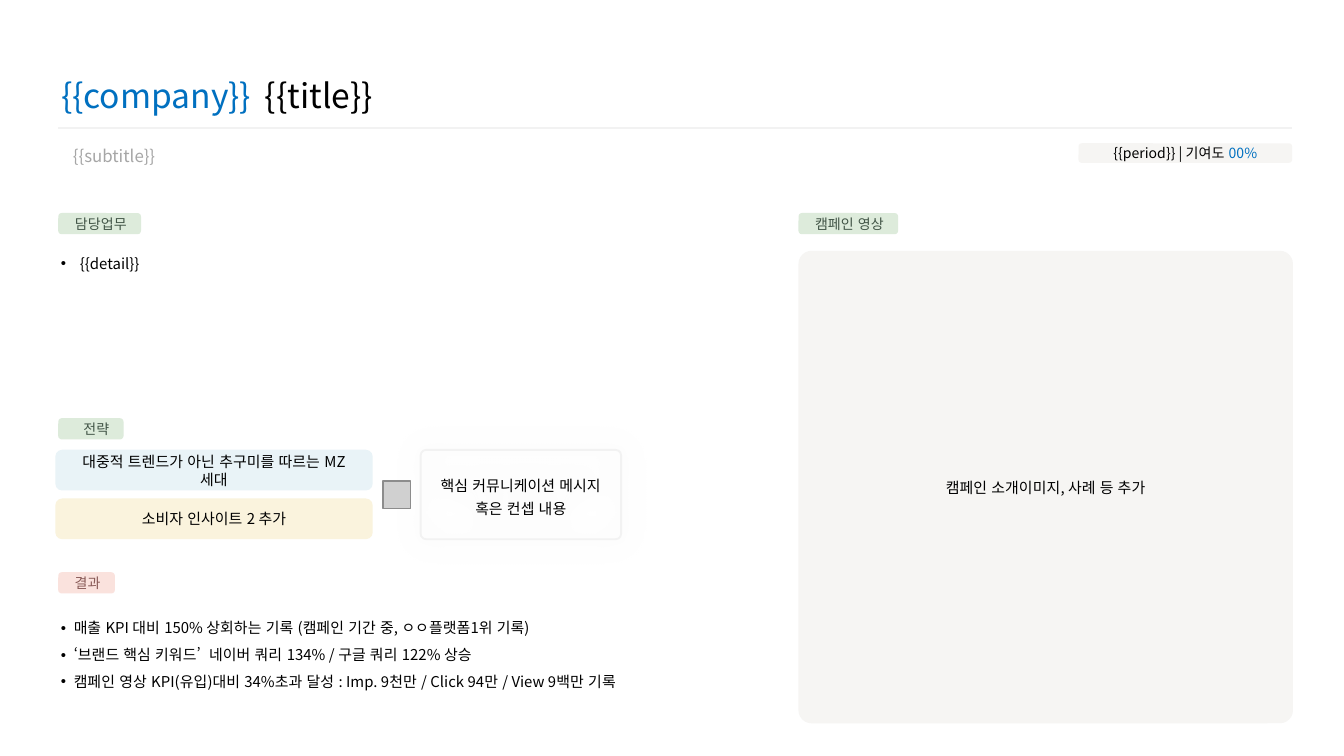
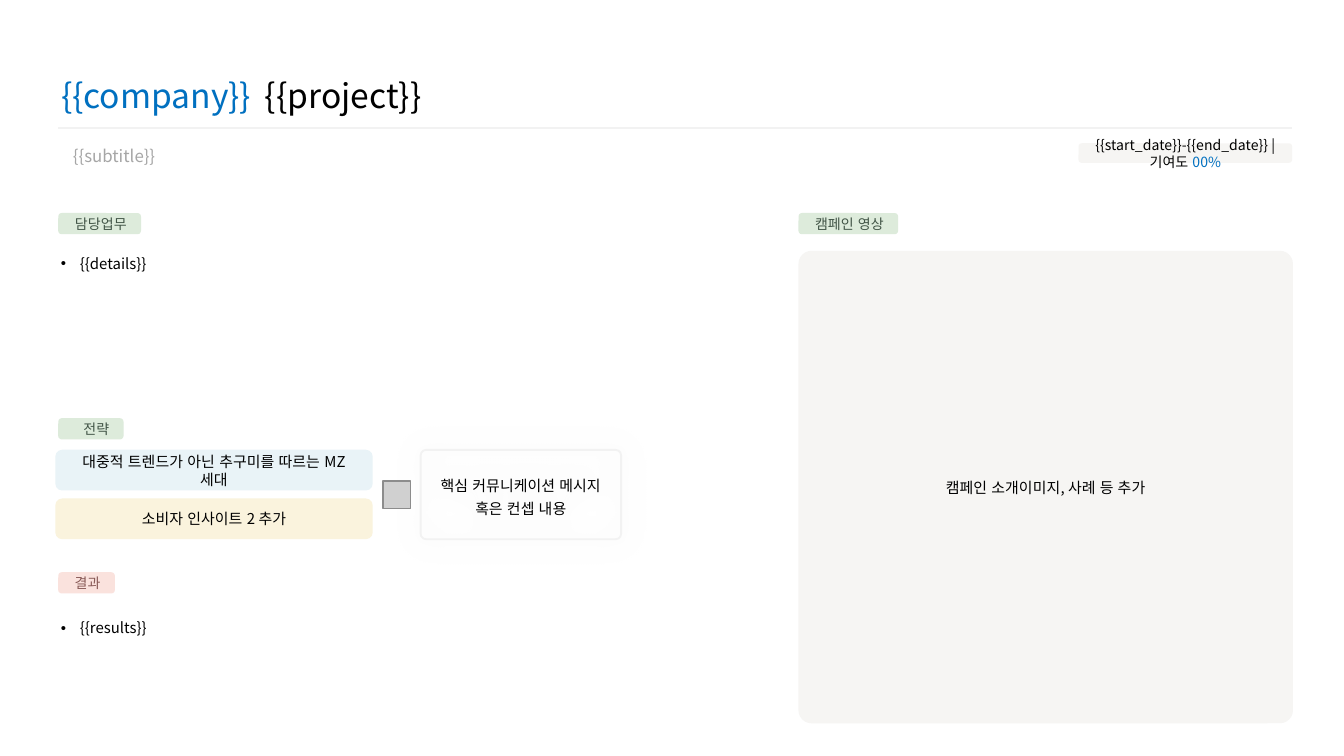
Before and after one commit to earningss793/GROWTHFOLIO2, a slide deck: slide 3 of templates/pptx/test_template.pptx. Drawn at 1344x756 pixels with LibreOffice and Linux fonts; fonts in the diff are those of the drawing; grey boxes stand for pictures; background and template pictures are left out. Boxes give left, top, right and bottom in pixels: in the first picture for what was removed or moved away, otherwise in the second. Text is boxed around its words. In the diff, an @@ line names an element or a change of style, - is before the commit and + after.

Commit message:
Agent query: 포트폴리오 생성 시 Pretendard 폰트가 정상적으로 적용되고 플레이스홀더가 올바르게 동작하는지 확인해주세요.
Implement portfolio generation functionality using Python-PPTX and Claude API results.  Adds logging and error handling.

Screenshot: https://storage.googleapis.com/screenshot-production-us-central1/2ddb2ace-feac-4855-9cc1-31eebc75f8a6/994701f5-c9e4-426c-bd9c-77e75bca6b20.jpg

```diff
--- a/templates/pptx/test_template.pptx
+++ b/templates/pptx/test_template.pptx
@@ text at <box>265,81,421,116</box>: text changed @@
-{{title}}
+{{project}}
@@ text in rounded rectangle at <box>1095,139,1268,168</box>: text changed @@
-{{period}} | 기여도 00%
+{{start_date}}-{{end_date}} | 기여도 00%
@@ text at <box>80,257,147,272</box>: text changed @@
-• {{detail}}
+• {{details}}
@@ text at <box>80,621,147,636</box>: text changed @@
-• 매출 KPI 대비 150% 상회하는 기록 (캠페인 기간 중, ㅇㅇ플랫폼1위 기록)
-• ‘브랜드 핵심 키워드’ 네이버 쿼리 134% / 구글 쿼리 122% 상승
-• 캠페인 영상 KPI(유입)대비 34%초과 달성 : Imp. 9천만 / Click 94만 / View 9백만 기록
+• {{results}}
```
Also in this commit, not shown: 4 other slides changed, 3 other files.
